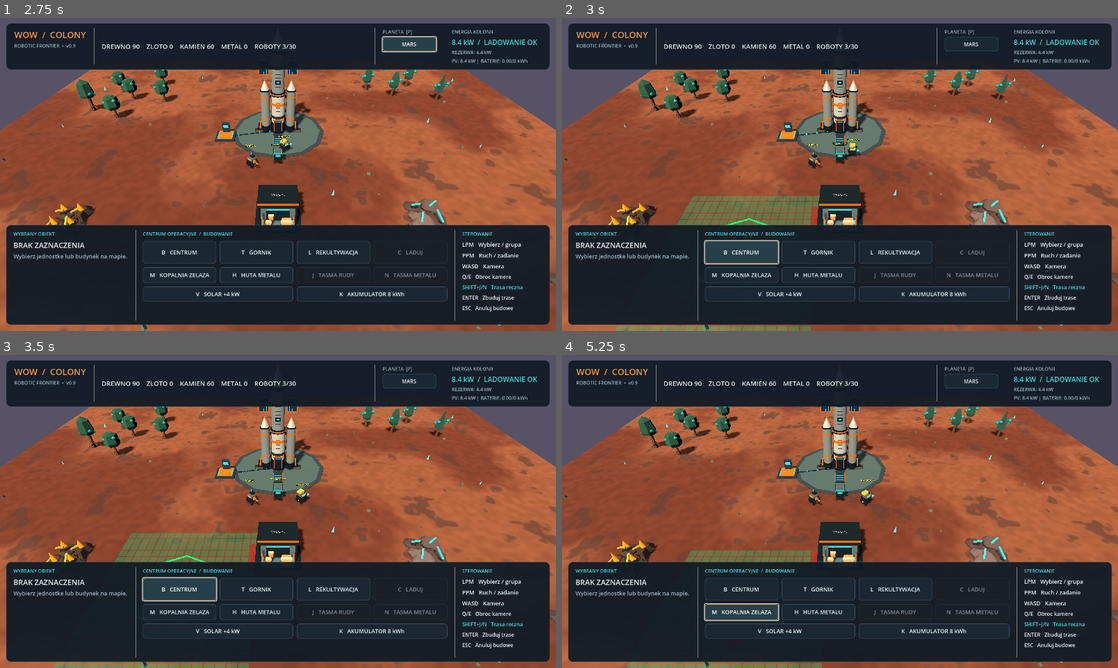
Above: before the commit, frames 1-4 (two rows, left to right).
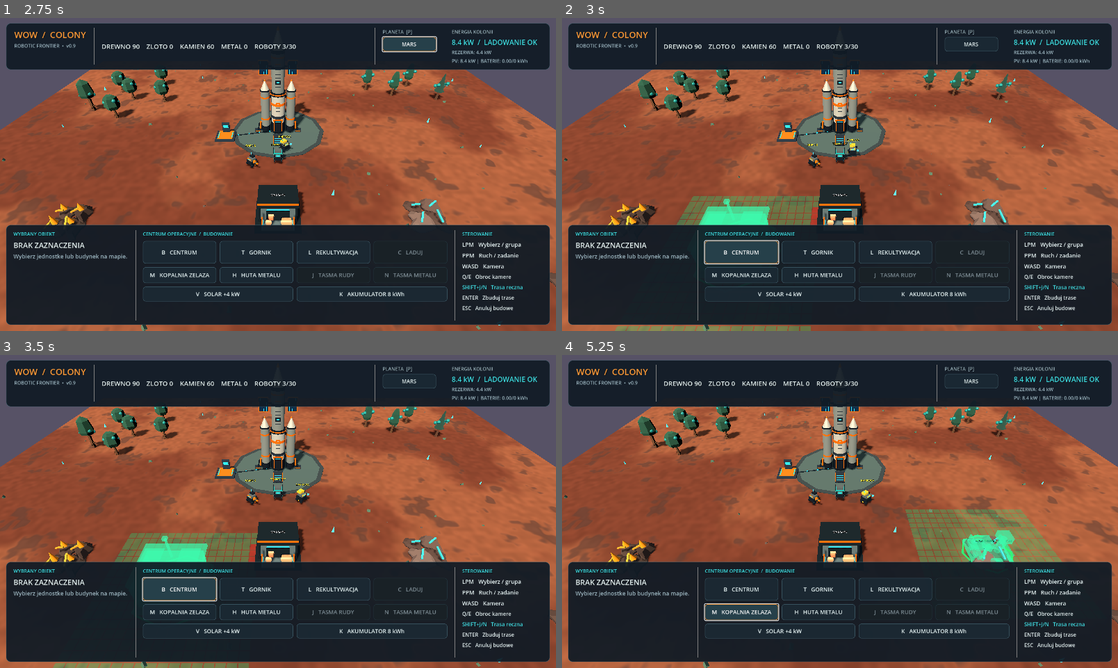
Above: after the commit, the same moments.

Repository: serafin1367/wow
Game: Godot game, scene res://scenes/main.tscn
The game is run twice, just before and just after one commit, with the same random seed, the same clock (stepped at 60 frames per second) and the same inputs.
Inputs:
- Up to frame 1 (2.75 s): click "MARS" at 0.5 s; click "ZIEMIA" at 1.25 s; click "KEPLER" at 2 s
- Up to frame 2 (3 s): click "B CENTRUM" at 2.75 s
- Up to frame 3 (3.5 s): no input
- Up to frame 4 (5.25 s): click "T GORNIK" at 3.5 s; click "L REKULTYWACJA" at 4.25 s; click "M KOPALNIA ZELAZA" at 5 s

Frame 1 is identical in both runs. In frame 2, 0.7% of the frame differs, in the area x 24-38%, y 57-67%; in frame 3, 0.7%; in frame 4, 4.4%, in the area x 11-90%, y 49-100%.

Commit message:
feat: R/Shift+R rotation and G 1-2-4m snap for every building with identical placement preview

Diff:
--- a/scripts/main.gd
+++ b/scripts/main.gd
@@ -86,6 +86,8 @@
 var battery_draw_kw: float = 0.0
 var build_preview = null
 var preview_elapsed: float = 0.0
+var placement_rotation_quarters: int = 0
+var placement_snap_size: int = 1
 
 
 func _ready() -> void:
@@ -444,12 +446,48 @@
 	return resource
 
 
+func _snap_build_point(point: Vector3, kind: String = "") -> Vector3:
+	# Kopalnia ma jedyny dozwolony punkt montazu: centrum zloza.
+	if kind == "mine":
+		var source = _mine_resource()
+		if source != null:
+			return source.global_position
+	var size: float = float(placement_snap_size)
+	return Vector3(roundf(point.x / size) * size, 0.0, roundf(point.z / size) * size)
+
+
+func _rotate_build_preview(backward: bool = false) -> void:
+	if _active_build_kind() == "":
+		return
+	placement_rotation_quarters = posmod(placement_rotation_quarters + (-1 if backward else 1), 4)
+	preview_elapsed = 1.0
+	_update_build_preview(0.0)
+
+
+func _cycle_build_snap() -> void:
+	if _active_build_kind() == "":
+		return
+	match placement_snap_size:
+		1:
+			placement_snap_size = 2
+		2:
+			placement_snap_size = 4
+		_:
+			placement_snap_size = 1
+	preview_elapsed = 1.0
+	_update_build_preview(0.0)
+
+
+func _apply_build_rotation(building: Node3D) -> void:
+	building.rotation.y = float(placement_rotation_quarters) * PI * 0.5
+
+
 func _build_site_at_mouse(screen_position: Vector2, kind: String) -> Dictionary:
 	var ground_hit: Dictionary = _raycast(screen_position, 1)
 	if ground_hit.is_empty():
 		return {}
 	var point: Vector3 = ground_hit["position"]
-	var site := Vector3(roundf(point.x), 0.0, roundf(point.z))
+	var site: Vector3 = _snap_build_point(point, kind)
 	if kind == "mine":
 		var source = _mine_resource()
 		if source == null:
@@ -555,11 +593,13 @@
 	var site: Vector3 = hit["site"]
 	build_preview.update_area(
 		site, _build_radius(kind), _can_place_structure_at(site, kind),
-		Callable(self, "_build_grid_cell_free").bind(kind)
+		Callable(self, "_build_grid_cell_free").bind(kind),
+		kind, placement_rotation_quarters, placement_snap_size
 	)
 
 
 func _cancel_build_modes() -> void:
+	placement_rotation_quarters = 0
 	energy_build_kind = ""
 	_cancel_manual_conveyor()
 	build_mode = false
@@ -596,6 +636,7 @@
 	factory_mine = MINE_SCRIPT.new()
 	factory_mine.ore_source = source
 	factory_mine.position = source.global_position
+	_apply_build_rotation(factory_mine)
 	add_child(factory_mine)
 	_connect_power_node(factory_mine)
 	# Zloze zachowuje ilosc surowca, ale wydobywa je tylko ekstraktor.
@@ -632,7 +673,7 @@
 		_set_status("Postaw hute na gruncie.")
 		return
 	var hit_pos: Vector3 = hit["position"]
-	var site := Vector3(roundf(hit_pos.x), 0.0, roundf(hit_pos.z))
+	var site: Vector3 = _snap_build_point(hit_pos, "smelter")
 	if not _is_smelter_site_clear(site):
 		_set_status("Huta nie zmiesci sie tutaj: odsun ja od przeszkod.")
 		return
@@ -641,6 +682,7 @@
 		return
 	factory_smelter = SMELTER_SCRIPT.new()
 	factory_smelter.position = site
+	_apply_build_rotation(factory_smelter)
 	add_child(factory_smelter)
 	_connect_power_node(factory_smelter)
 	navigation.block_circle(Vector2(site.x, site.z), SMELTER_RADIUS)
@@ -685,7 +727,7 @@
 		_set_status("Wybierz wolny grunt.")
 		return
 	var where: Vector3 = hit["position"]
-	var at := Vector3(roundf(where.x), 0.0, roundf(where.z))
+	var at: Vector3 = _snap_build_point(where, energy_build_kind)
 	var kind: String = energy_build_kind
 	var radius: float = SOLAR_SCRIPT.CLEARANCE_RADIUS if kind == "solar" else BATTERY_SCRIPT.CLEARANCE_RADIUS
 	if not _is_energy_site_clear(at, radius):
@@ -697,6 +739,7 @@
 		return
 	var building = SOLAR_SCRIPT.new() if kind == "solar" else BATTERY_SCRIPT.new()
 	building.position = at
+	_apply_build_rotation(building)
 	add_child(building)
 	navigation.block_circle(Vector2(at.x, at.z), radius)
 	_connect_power_node(building)
@@ -1092,6 +1135,12 @@
 
 func _unhandled_input(event: InputEvent) -> void:
 	if event is InputEventKey and event.pressed and not event.echo:
+		if event.keycode == KEY_R and _active_build_kind() != "":
+			_rotate_build_preview(event.shift_pressed)
+			return
+		if event.keycode == KEY_G and _active_build_kind() != "":
+			_cycle_build_snap()
+			return
 		if event.keycode == KEY_B:
 			_toggle_build_mode()
 			return
@@ -1372,7 +1421,7 @@
 		_set_status("Wskaz teren na mapie, aby zbudowac ratusz.")
 		return
 	var point: Vector3 = hit["position"]
-	var site := Vector3(roundf(point.x), 0.0, roundf(point.z))
+	var site: Vector3 = _snap_build_point(point, "center")
 	if not _is_build_site_clear(site):
 		_set_status("Brak miejsca: odsun ratusz od jednostek, magazynu i zloz.")
 		return
@@ -1383,6 +1432,7 @@
 
 	town_hall = TOWN_HALL_SCRIPT.new()
 	town_hall.position = site
+	_apply_build_rotation(town_hall)
 	add_child(town_hall)
 	navigation.block_circle(Vector2(site.x, site.z), TOWN_HALL_RADIUS)
 	build_mode = false
@@ -1420,7 +1470,7 @@
 		_set_status("Kliknij wolny teren na mapie.")
 		return
 	var location: Vector3 = hit["position"]
-	var site := Vector3(roundf(location.x), 0.0, roundf(location.z))
+	var site: Vector3 = _snap_build_point(location, "forester")
 	if not _is_forester_site_clear(site):
 		_set_status("Brak miejsca na lesniczowke. Wybierz inne miejsce.")
 		return
@@ -1430,6 +1480,7 @@
 		return
 	var hut = FORESTER_SCRIPT.new()
 	hut.position = site
+	_apply_build_rotation(hut)
 	hut.plant_requested.connect(_on_forester_plant_request)
 	add_child(hut)
 	foresters.append(hut)
